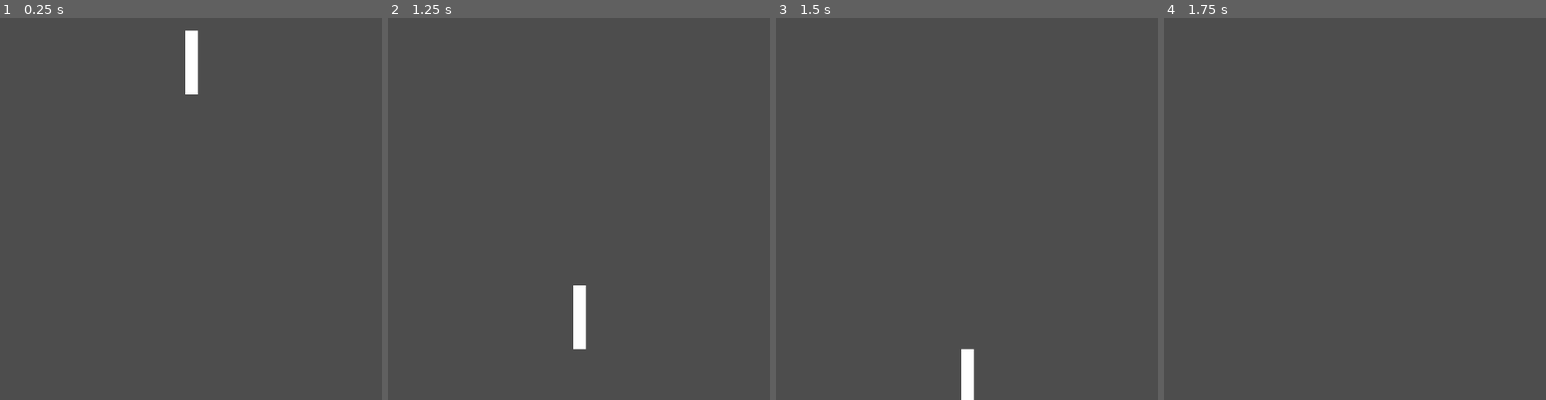
Above: before the commit, frames 1-4 (left to right).
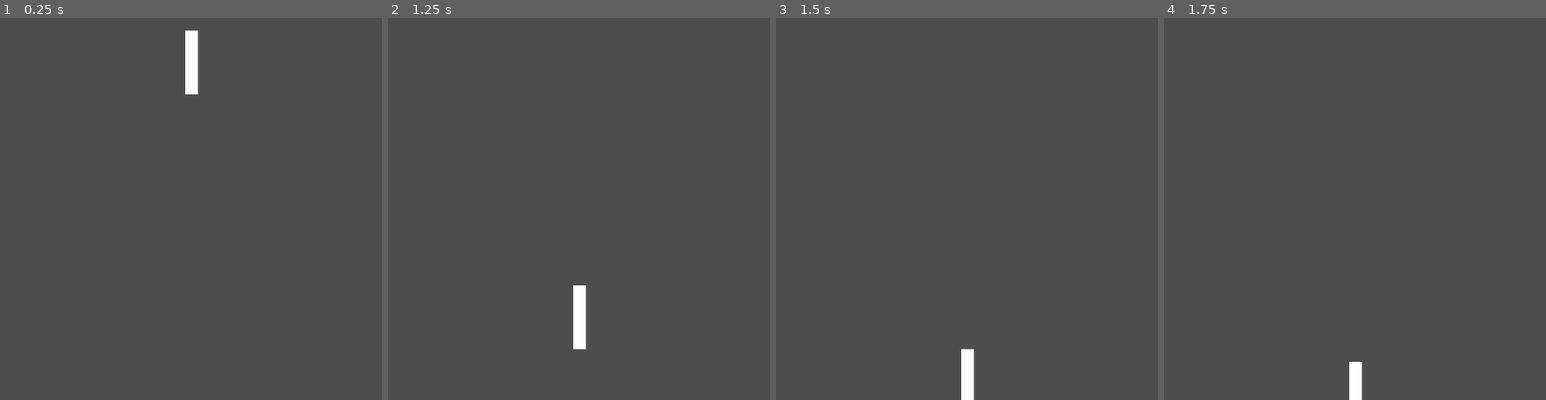
Above: after the commit, the same moments.

Repository: lcrol77/godot-coding-challenges
Game: Godot game, scene res://main.tscn
Same seed, same stepped clock (60 frames per second), same inputs: the game is played once before the commit and once after it.
Inputs:
- Up to frame 1 (0.25 s): no input
- Up to frame 2 (1.25 s): hold W (up) from 0.53 s (still down)
- Up to frame 3 (1.5 s): keep holding W (up)
- Up to frame 4 (1.75 s): keep holding W (up)
The pictures show only the part of the screen within x 26-76%, y 50-100%; the shares and areas given below are measured in that part.

Frames 1-3 are identical in both runs. In frame 4, 0.4% of the frame differs, in the area x 48-52%, y 90-100%.

Commit message:
feat: added game over for going off screen

Diff:
--- a/snake/components/snake/snake.gd
+++ b/snake/components/snake/snake.gd
@@ -20,7 +20,6 @@
 	# movement
 	time_since_last_move += delta
 	if time_since_last_move >= tick_rate:
-		print(time_since_last_move)
 		last_pos = global_position
 		target_position = global_position + (direction * step_size)
 		curr_physics_direction = direction
@@ -69,3 +68,8 @@
 		var curr_body: SnakeBody = area
 		if curr_body.enabled:
 			Events.game_over.emit()
+
+
+
+func _on_screen_exited() -> void:
+	Events.game_over.emit()
--- a/snake/components/snake/snake.tscn
+++ b/snake/components/snake/snake.tscn
@@ -17,6 +17,8 @@
 [node name="CollisionShape2D" type="CollisionShape2D" parent="."]
 shape = SubResource("RectangleShape2D_28xh7")
 
+[node name="VisibleOnScreenNotifier2D" type="VisibleOnScreenNotifier2D" parent="."]
+
 [node name="Body" type="Node" parent="."]
 
 [node name="GenericBody" parent="Body" instance=ExtResource("3_bypp5")]
@@ -28,3 +30,4 @@
 [node name="GenericBody4" parent="Body" instance=ExtResource("3_bypp5")]
 
 [connection signal="area_entered" from="." to="." method="_on_area_entered"]
+[connection signal="screen_exited" from="VisibleOnScreenNotifier2D" to="." method="_on_screen_exited"]
